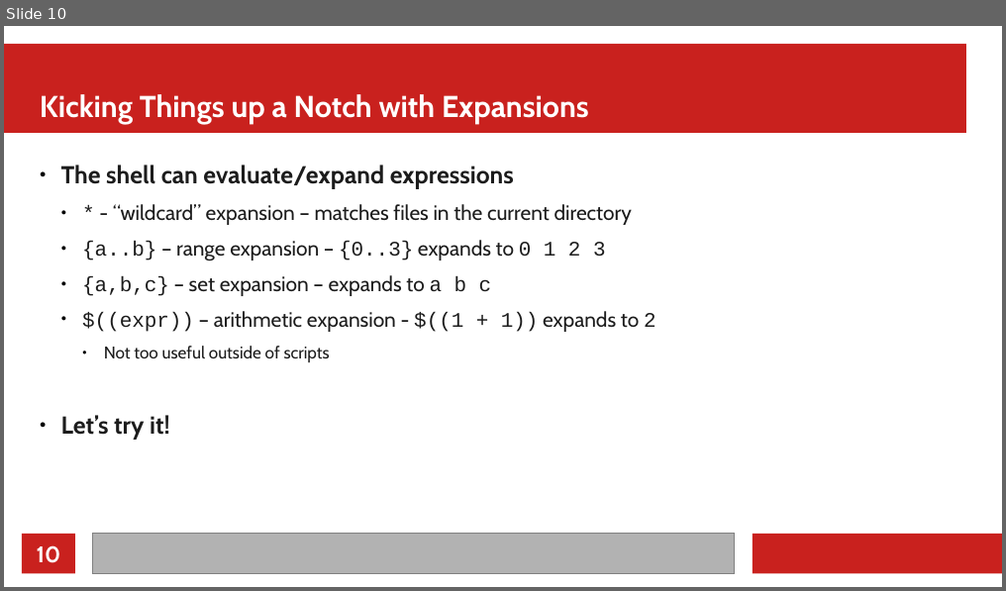
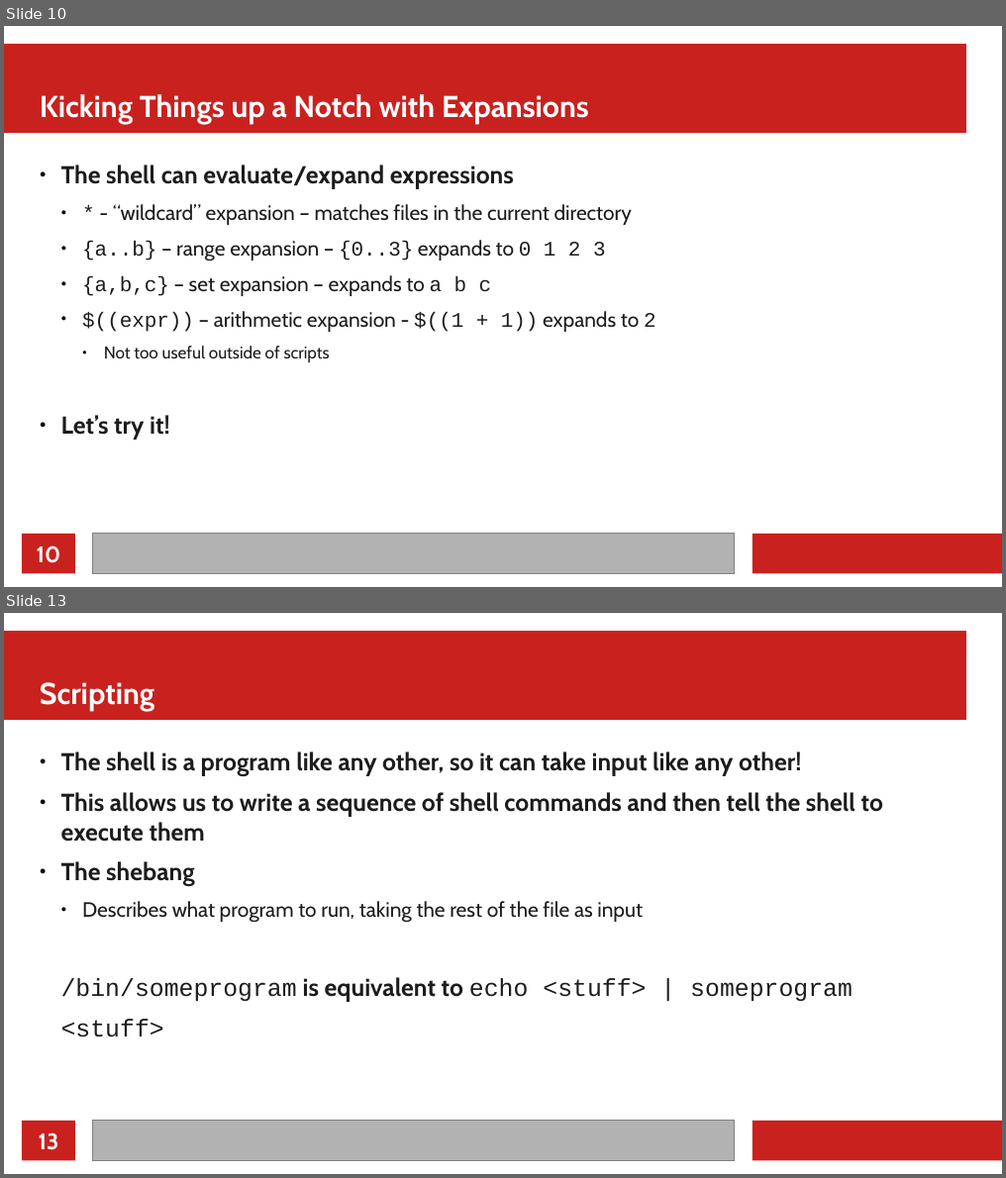
Before and after one commit to MarkusG/UCI-Slides, a slide deck: CLI.odp. Shown one above the other, each under a label of ours: slide 10 before the commit, slides 10 and 13 after it; the slides between them are not shown. The pictures are 1006x591 and 1006x1178 pixels, drawn with LibreOffice and Linux fonts; fonts in the diff are those of the drawing. Boxes give left, top, right and bottom in pixels: in the first picture for what was removed or moved away, otherwise in the second. Text is boxed around its words. In the diff, an @@ line names an element or a change of style, - is before the commit and + after.

Commit message:
Add scripting slides

```diff
--- a/CLI.odp
+++ b/CLI.odp
@@ slide 13 added at <box>4,613,1002,1174</box>, background #FFFFFF; not listed: 4 template elements that a slide beside it also shows @@
@@ title added at <box>40,682,154,711</box>, 24 pt, text #FFFFFF, bold @@
+Scripting
@@ text added at <box>61,752,883,1038</box>, 19.5 pt, text #1C1C1C, bold @@
+● The shell is a program like any other, so it can take input like any other!
+● This allows us to write a sequence of shell commands and then tell the shell to execute them
+● The shebang
+  ● Describes what program to run, taking the rest of the file as input
+/bin/someprogram is equivalent to echo <stuff> | someprogram
+<stuff>
@@ page number added at <box>39,1133,59,1151</box>, 18 pt, text #FFFFFF, bold @@
+13
```
Also in this commit, not shown: 4 slides changed, 2 other slides added, 1 other file.
